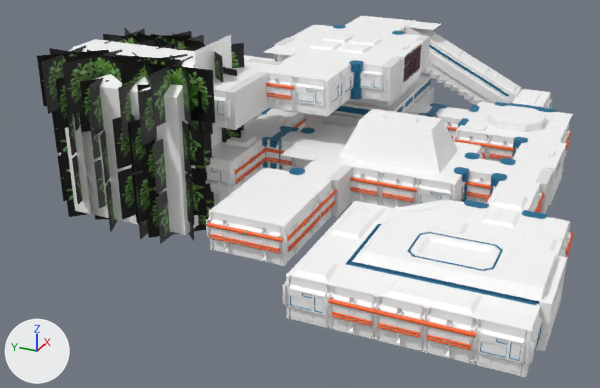
The Blender file art/base.blend as it was, and as the next commit left it.
Both versions are drawn from a 50 mm camera at (-13.6, -1.4, 10.7) aimed at (7.2, 7.9, 0.3). Every picture has the same lights, and +X, +Y and +Z are marked at lower left.

Names of what the first picture shows: 'Cube.000', 'Cube.001', 'Cube.002', 'Cube.010', 'Cube.052', 'Plant', 'Plant.001', 'Plant.002', 'Plant.003', 'Plant.004', 'Plant.005', 'Plant.006', 'Plant.007', 'Shape', 'Shape.001', 'Shape.002'.
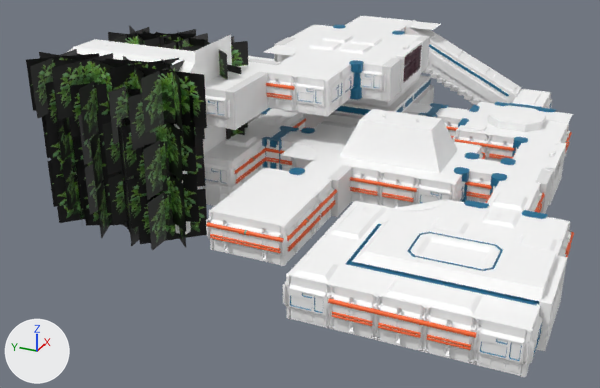
Pixel boxes (x1, y1, x2, y2) of what changed, in the pictures (600 x 388 px):
'Plant.006', moved
    before: (127, 55, 215, 243)
    after: (118, 59, 207, 250)
'Plant.002', moved
    before: (62, 50, 134, 232)
    after: (52, 53, 127, 238)
'Plant.004', moved
    before: (106, 52, 188, 239)
    after: (96, 56, 179, 246)
'Plant', moved
    before: (37, 45, 109, 217)
    after: (26, 49, 99, 227)
'Plant.007', moved
    before: (178, 41, 244, 196)
    after: (182, 37, 248, 139)
'Plant.001', moved
    before: (103, 27, 160, 47)
    after: (108, 26, 165, 47)
'Plant.003', moved
    before: (126, 31, 192, 49)
    after: (131, 29, 196, 49)
'Plant.005', moved
    before: (151, 32, 204, 50)
    after: (155, 32, 208, 50)
'Shape', unchanged, covered by the edit
    before: (59, 39, 521, 375)
    after: (66, 39, 521, 375)

The change in detail:
Object 'Cube.102' (ob_cube_102) is deleted.
Object 'Plant' (ob_plant) moves from (4.53, 13.45, 0.53) to (4.1, 13.45, 0.53).
Object 'Plant.001' (ob_plant_001) moves from (6.68, 13.45, 0.53) to (6.93, 13.45, 0.53).
Object 'Plant.002' (ob_plant_002) moves from (4.53, 12.45, 0.53) to (4.1, 12.45, 0.53).
Object 'Plant.003' (ob_plant_003) moves from (6.68, 12.45, 0.53) to (6.93, 12.45, 0.53).
Object 'Plant.004' (ob_plant_004) moves from (4.53, 11.45, 0.53) to (4.1, 11.45, 0.53).
Object 'Plant.005' (ob_plant_005) moves from (6.68, 11.45, 0.53) to (6.93, 11.45, 0.53).
Object 'Plant.006' (ob_plant_006) moves from (4.53, 10.45, 0.53) to (4.1, 10.45, 0.53).
Object 'Plant.007' (ob_plant_007) moves from (6.68, 10.45, 0.53) to (6.93, 10.45, 0.53).
